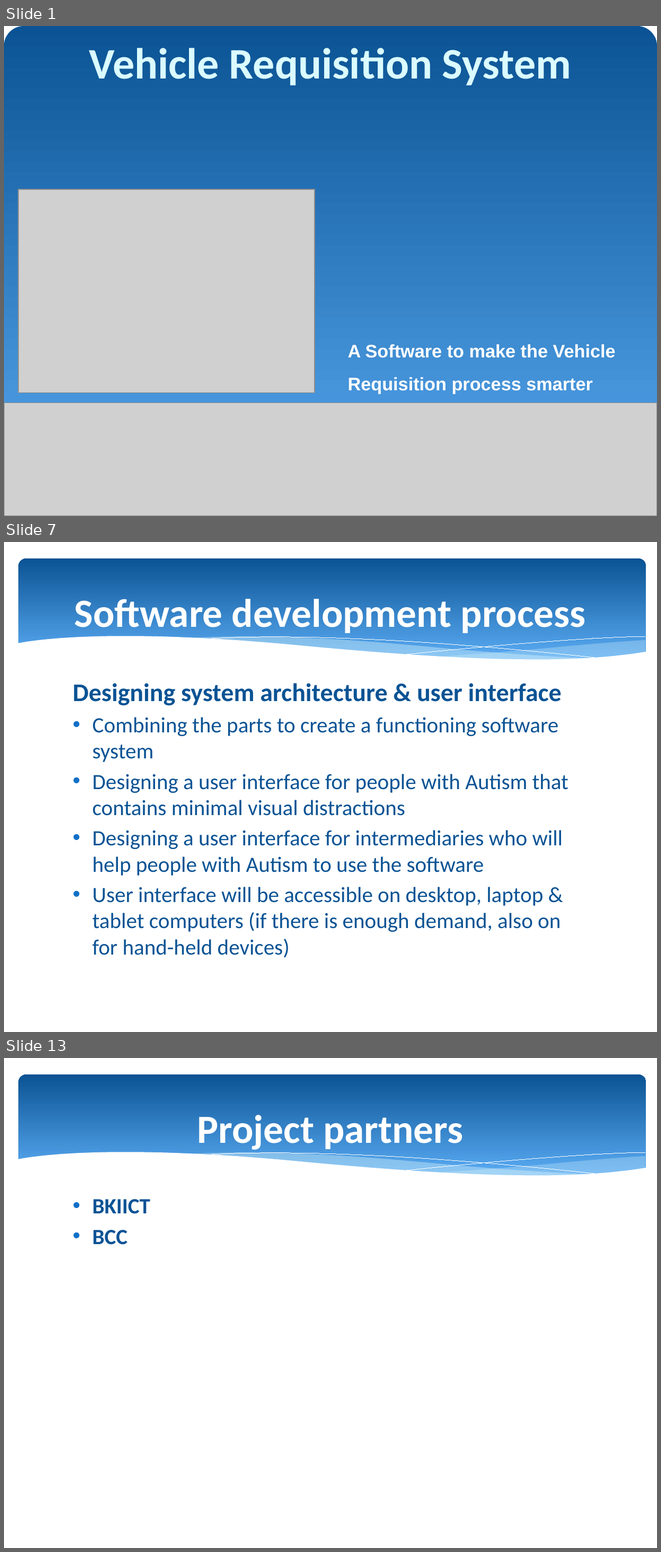
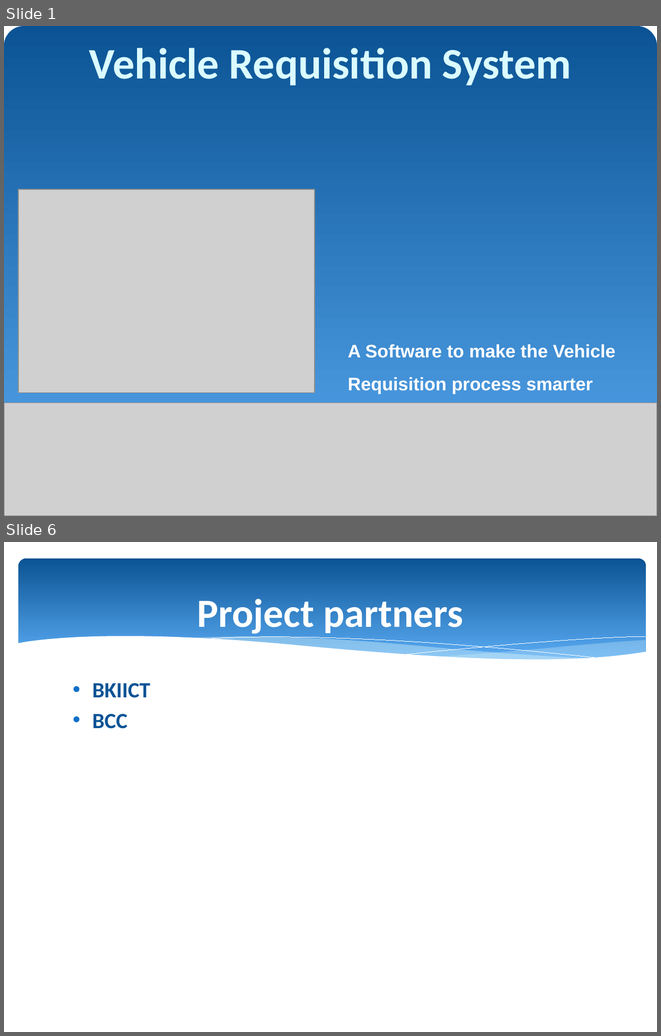
Before and after one commit to KaziShalauddin/Vehicle-Requisition-App, a slide deck: v1_Software project presentation.pptx. Shown one above the other, each under a label of ours: slides 1, 7 and 13 before the commit, slides 1 and 6 after it; the slides between them are not shown. The pictures are 661x1552 and 661x1036 pixels, drawn with LibreOffice and Linux fonts; fonts in the diff are those of the drawing; grey boxes stand for pictures; background and template pictures are left out. Boxes give left, top, right and bottom in pixels: in the first picture for what was removed or moved away, otherwise in the second. Text is boxed around its words. In the diff, an @@ line names an element or a change of style, - is before the commit and + after.

```diff
--- a/v1_Software project presentation.pptx
+++ b/v1_Software project presentation.pptx
@@ slide 7 removed at [4, 542, 657, 1032], background #FFFFFF; not listed: 6 template elements that a slide beside it also shows @@
@@ title removed at [74, 599, 586, 633] @@
-Software development process
@@ text removed at [73, 683, 568, 958] @@
-Designing system architecture & user interface
-• Combining the parts to create a functioning software system
-• Designing a user interface for people with Autism that contains minimal visual distractions
-• Designing a user interface for intermediaries who will help people with Autism to use the software
-• User interface will be accessible on desktop, laptop & tablet computers (if there is enough demand, also on for hand-held devices)
@@ what was slide 13 is now slide 6 @@
```
Also in this commit, not shown: 10 slides changed, 3 slides added, 16 other slides removed.
